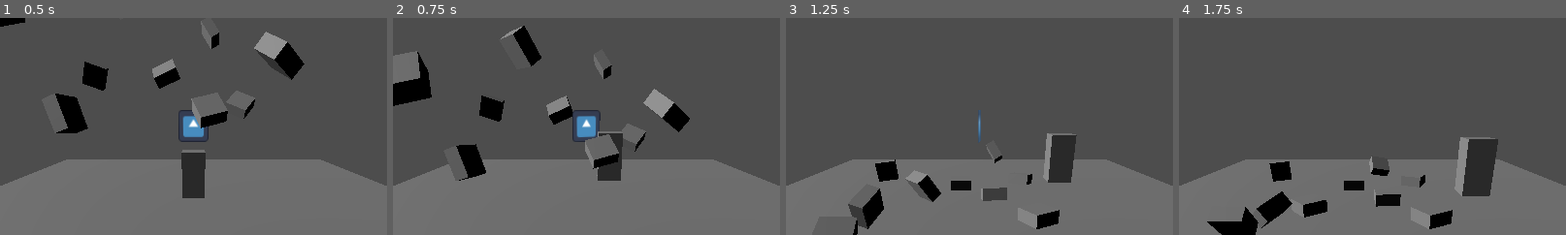
Above: before the commit, frames 1-4 (left to right).
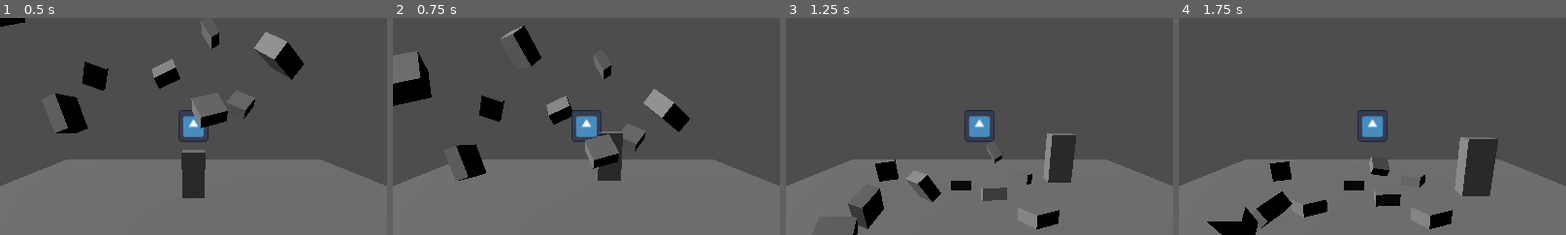
Above: after the commit, the same moments.

Repository: IsaiahMurray/3D-Platformer-Tutorial
Game: Godot game, scene res://scenes/level_1.tscn
Two runs of this game, one before a commit and one after it. Both use one fixed random seed, a clock stepped at 60 frames per second and the inputs below. The engine's default icon, where the game draws it, is replaced by a stand-in: a white triangle on a blue panel in a dark square.
Inputs:
- Up to frame 1 (0.5 s): no input
- Up to frame 2 (0.75 s): tap Enter (ui_accept) at 0.5 s; hold Right (ui_right) from 0.53 s (still down)
- Up to frame 3 (1.25 s): keep holding Right (ui_right); tap Enter (ui_accept) at 0.77 s
- Up to frame 4 (1.75 s): release Right (ui_right) at 1.28 s; hold Down (ui_down) from 1.28 s (still down); tap Enter (ui_accept) at 1.52 s
The pictures show only the part of the screen within x 25-75%, y 4-54%; the shares and areas given below are measured in that part.

Frame 1 is identical in both runs. In frame 2, 0.2% of the frame differs, in the area x 46-54%, y 42-57%; in frame 3, 0.8%, in the area x 46-54%, y 42-58%; in frame 4, 0.7%.

Commit message:
refactor icon.gd
-created new function to rotate icon based on user input
-calling function under _process

Diff:
--- a/3d-platformer-tutorial/scenes/icon.gd
+++ b/3d-platformer-tutorial/scenes/icon.gd
@@ -14,6 +14,9 @@
 
 # Called every frame. 'delta' is the elapsed time since the previous frame.
 func _process(delta: float) -> void:
+	pass
+
+func _check_inputs() -> void:
 	if Input.is_action_pressed("ui_left"):
 		rotate_y(deg_to_rad(-SPEED)) #takes in radians instead of degrees
 	elif Input.is_action_pressed("ui_right"):
